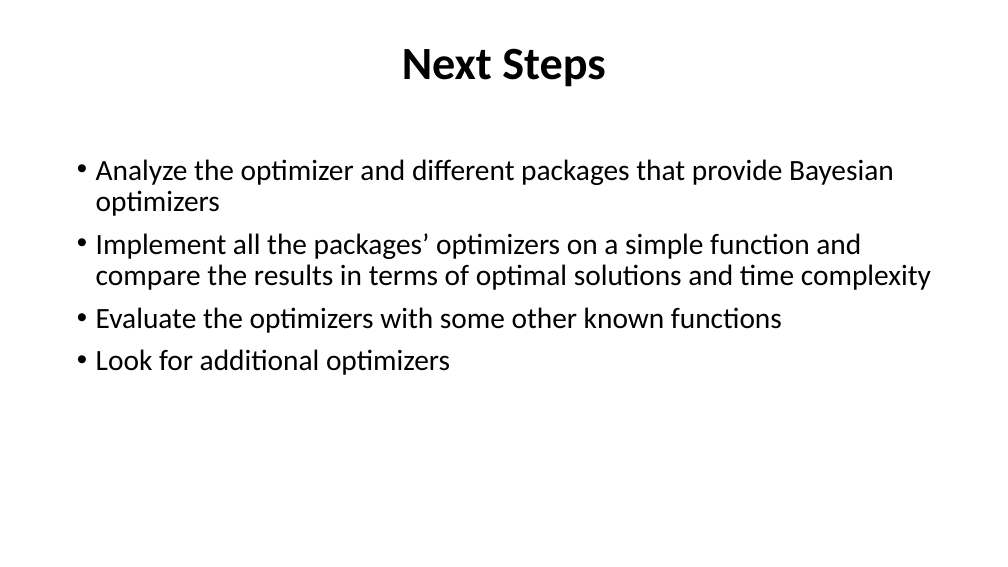
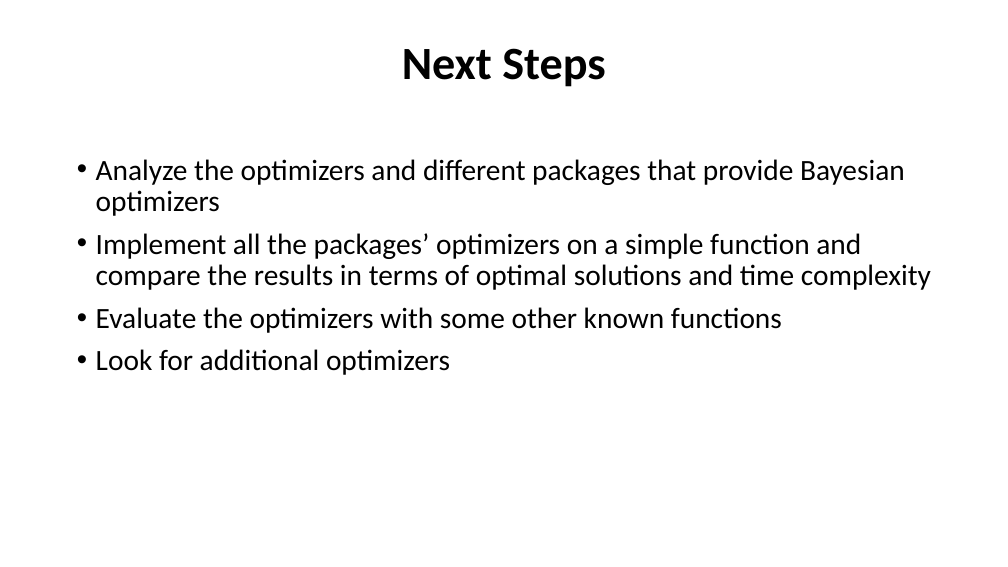
Before and after one commit to Optimistic-Optimizers/Black-Box-Optimization, a slide deck: slide 6 of Exploring Various Optimizers (1).pptx. Drawn at 1008x567 pixels with LibreOffice and Linux fonts; fonts in the diff are those of the drawing. Boxes give left, top, right and bottom in pixels: in the first picture for what was removed or moved away, otherwise in the second. Text is boxed around its words. In the diff, an @@ line names an element or a change of style, - is before the commit and + after.

```diff
--- a/Exploring Various Optimizers (1).pptx
+++ b/Exploring Various Optimizers (1).pptx
@@ text at box(96, 159, 905, 216): text changed @@
-• Analyze the optimizer and different packages that provide Bayesian optimizers
+• Analyze the optimizers and different packages that provide Bayesian optimizers
```
Also in this commit, not shown: 1 other slide changed.
